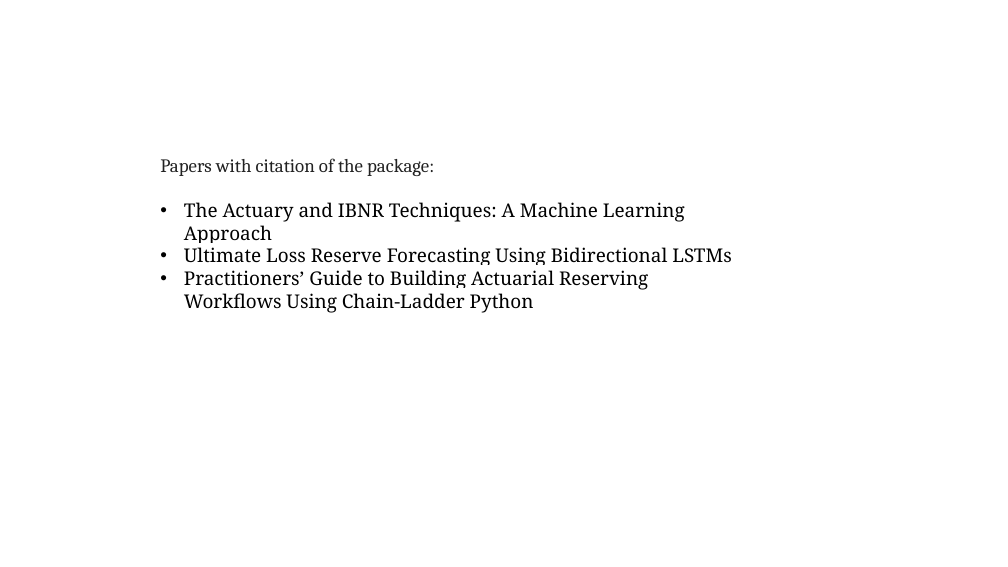
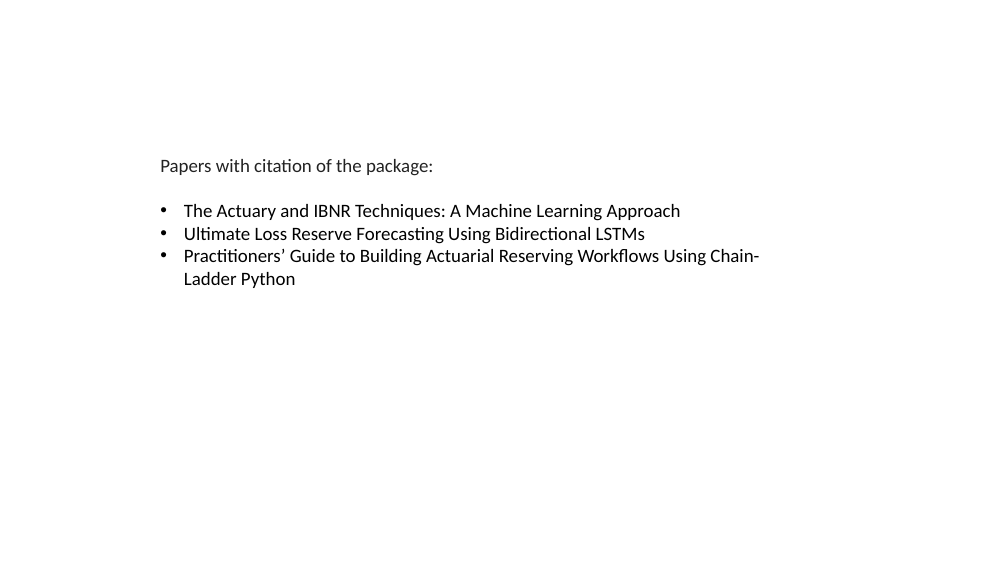
Before and after one commit to jbogaardt/fullstackactuary2024, a slide deck: slide 19 of draft presentation.pptx (slide 6 before the commit). Drawn at 1008x567 pixels with LibreOffice and Linux fonts; fonts in the diff are those of the drawing. Boxes give left, top, right and bottom in pixels: in the first picture for what was removed or moved away, otherwise in the second. Text is boxed around its words. In the diff, an @@ line names an element or a change of style, - is before the commit and + after.

```diff
--- a/draft presentation.pptx
+++ b/draft presentation.pptx
@@ text "Papers with citation of the ..." at [160, 159, 759, 288]: font Cambria to Calibri in "Papers with citation of the package:"; font Noto Serif to Calibri in "The Actuary and IBNR Techniques: A Machine ...", "Ultimate Loss Reserve Forecasting Using Bidirectional LSTMs", "Practitioners’ Guide to Building Actuarial Reserving Workflo ..." @@
```
Also in this commit, not shown: 3 other slides changed, 15 slides added, 2 slides removed.
